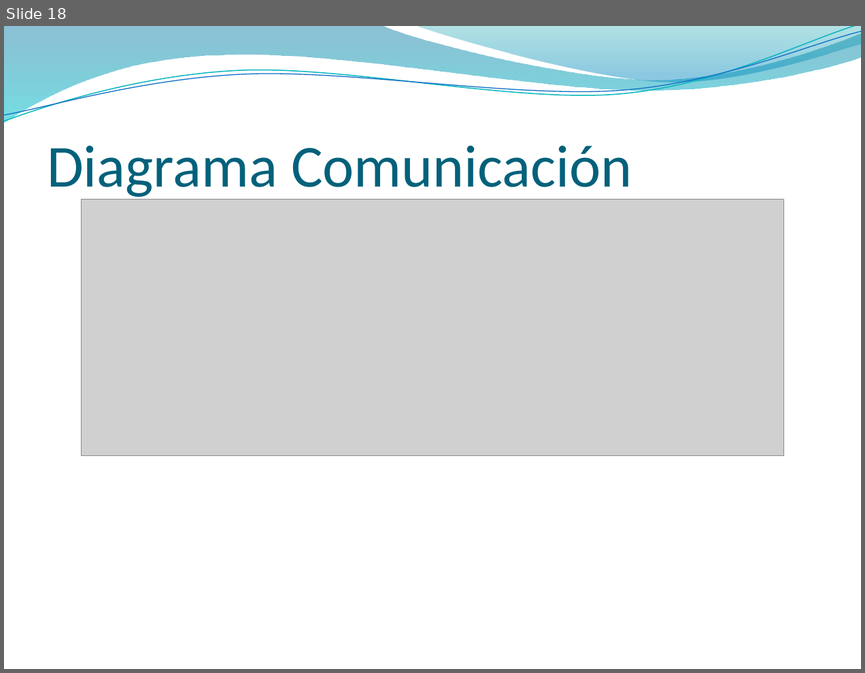
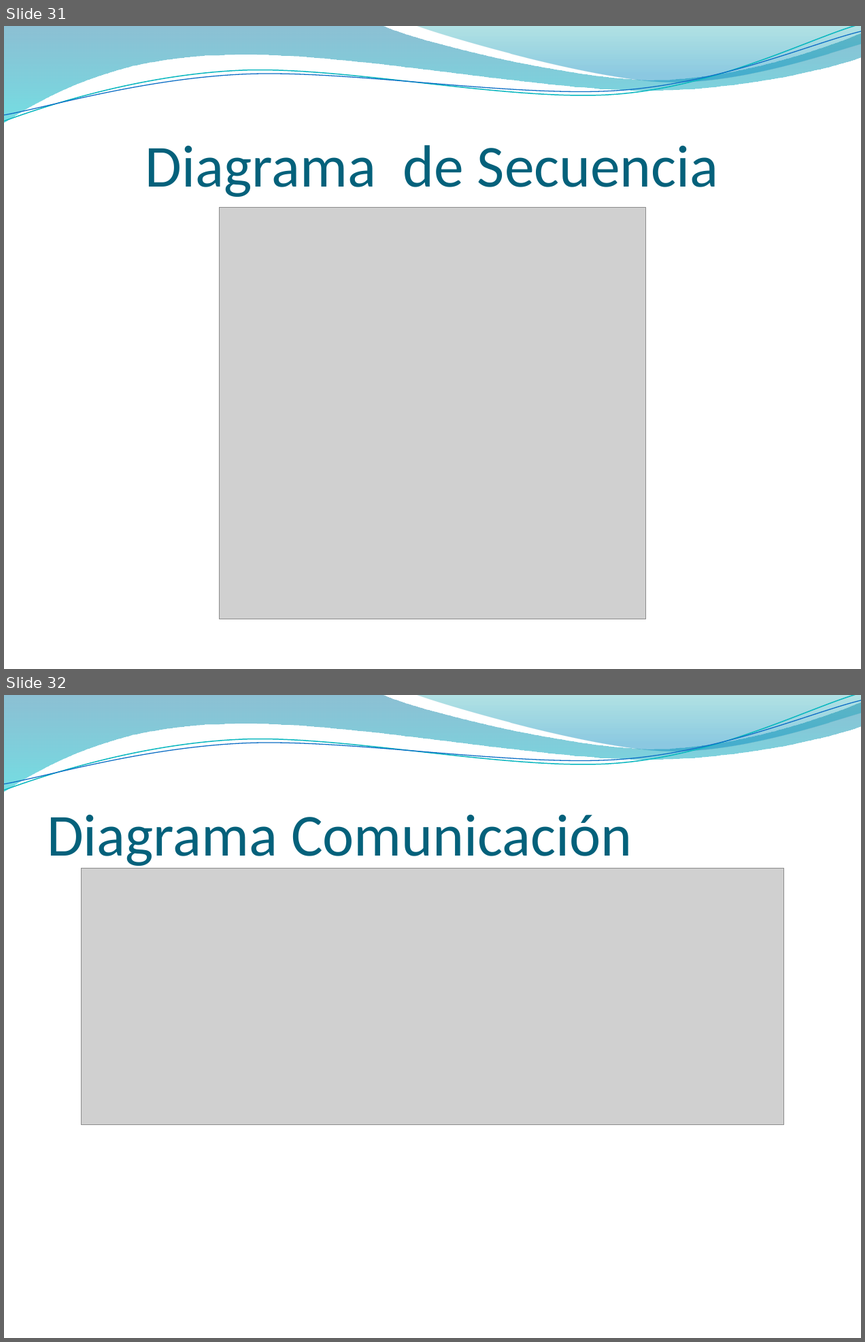
Before and after one commit to francben/proyectoDeliberyApp, a slide deck: Para Presentacion final.pptx. Shown one above the other, each under a label of ours: slide 18 before the commit, slides 31 and 32 after it. The pictures are 865x673 and 865x1342 pixels, drawn with LibreOffice and Linux fonts; fonts in the diff are those of the drawing; grey boxes stand for pictures; background and template pictures are left out. Boxes give left, top, right and bottom in pixels: in the first picture for what was removed or moved away, otherwise in the second. Text is boxed around its words. In the diff, an @@ line names an element or a change of style, - is before the commit and + after.

```diff
--- a/Para Presentacion final.pptx
+++ b/Para Presentacion final.pptx
@@ slide 31 added at <box>4,26,861,669</box>, background picture (left out); not listed: 4 template elements that a slide beside it also shows @@
@@ title added at <box>145,145,719,197</box>, 50 pt, text #04617B @@
+Diagrama de Secuencia
@@ picture added at <box>219,208,646,619</box> @@
@@ what was slide 18 is now slide 32 @@
```
Also in this commit, not shown: 11 slides changed, 17 other slides added, 2 slides removed, 2 other files.
